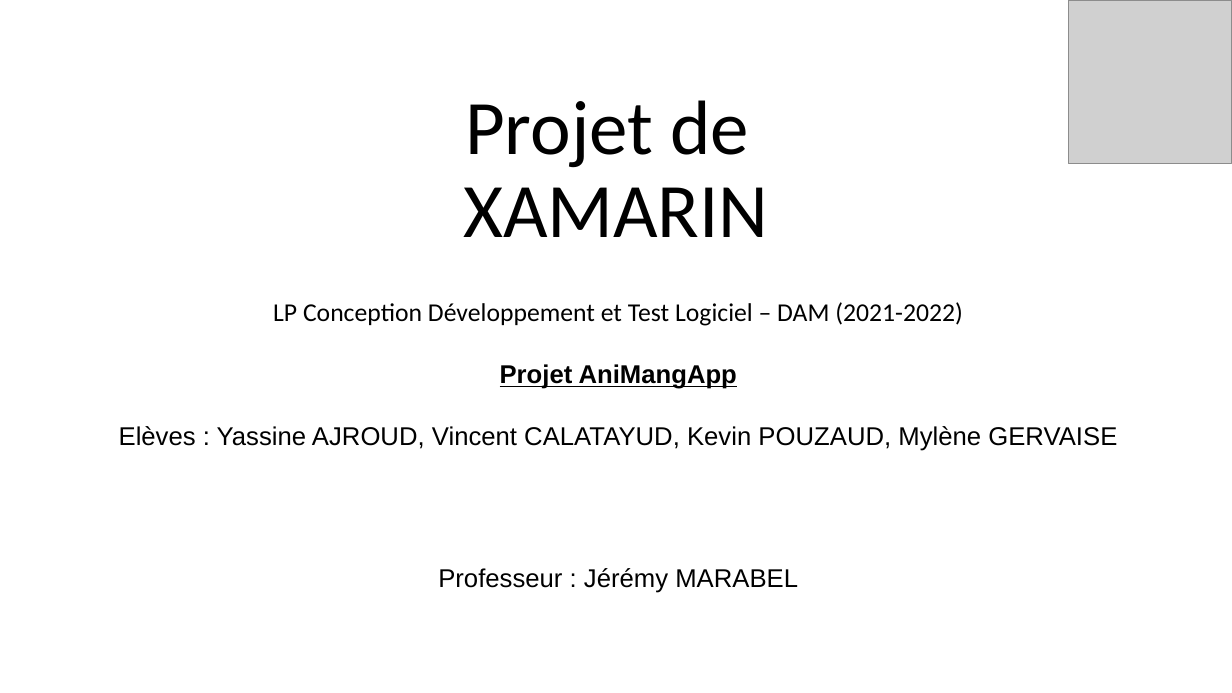
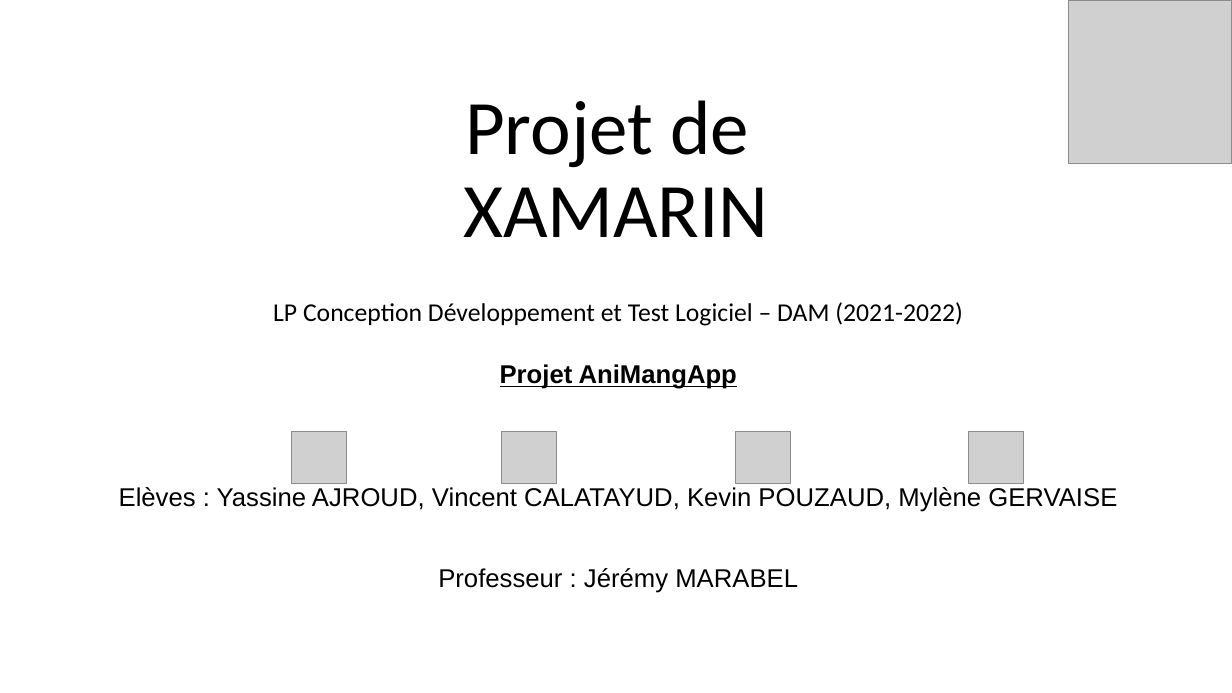
Before and after one commit to MyleneG06/projXamarin, a slide deck: slide 1 of Prez-Xamarin_AniMangApp.pptx. Drawn at 1232x693 pixels with LibreOffice and Linux fonts; fonts in the diff are those of the drawing; grey boxes stand for pictures. Boxes give left, top, right and bottom in pixels: in the first picture for what was removed or moved away, otherwise in the second. Text is boxed around its words. In the diff, an @@ line names an element or a change of style, - is before the commit and + after.

```diff
--- a/Prez-Xamarin_AniMangApp.pptx
+++ b/Prez-Xamarin_AniMangApp.pptx
@@ text at [119,364,1117,512]: text changed @@
-Projet AniMangApp
-Elèves : Yassine AJROUD, Vincent CALATAYUD, Kevin POUZAUD, Mylène GERVAISE
+Projet AniMangApp
+Elèves : Yassine AJROUD, Vincent CALATAYUD, Kevin POUZAUD, Mylène GERVAISE
@@ picture added at [292,432,347,483] @@
@@ picture added at [502,432,556,483] @@
@@ picture added at [736,432,790,483] @@
@@ picture added at [970,432,1024,483] @@
```
Also in this commit, not shown: 11 other slides changed, 1 slide removed.
